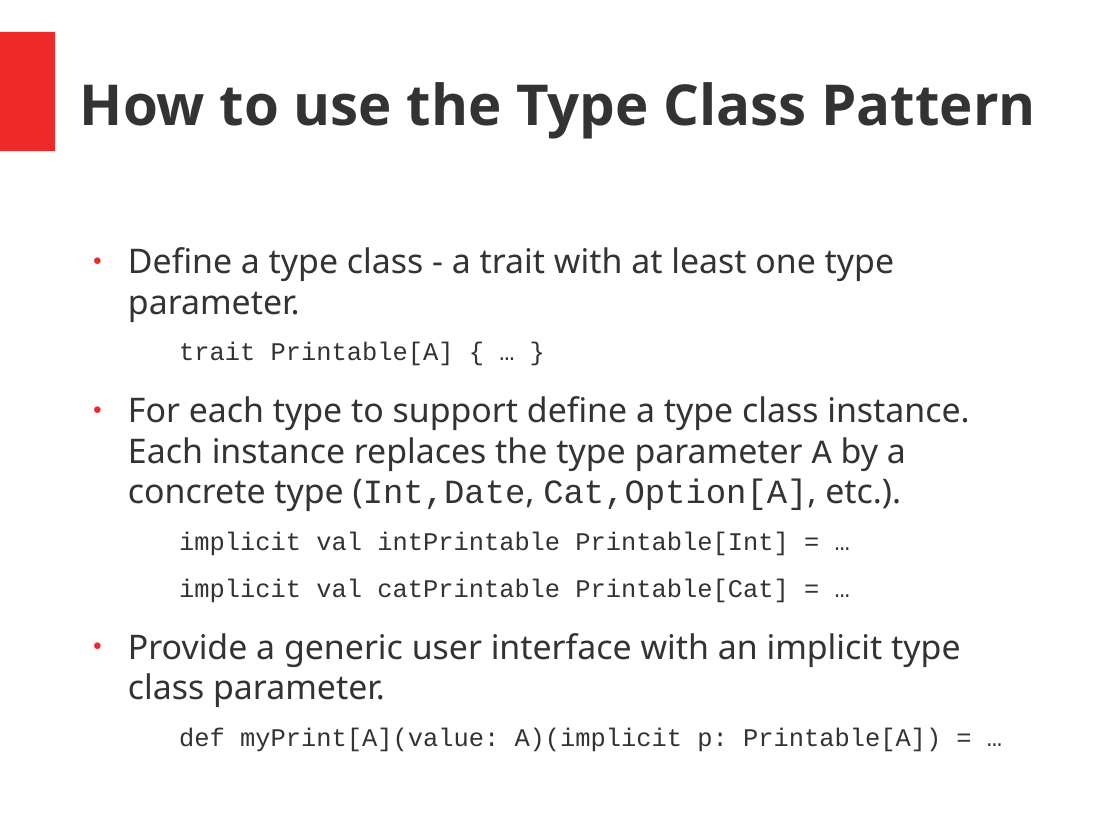
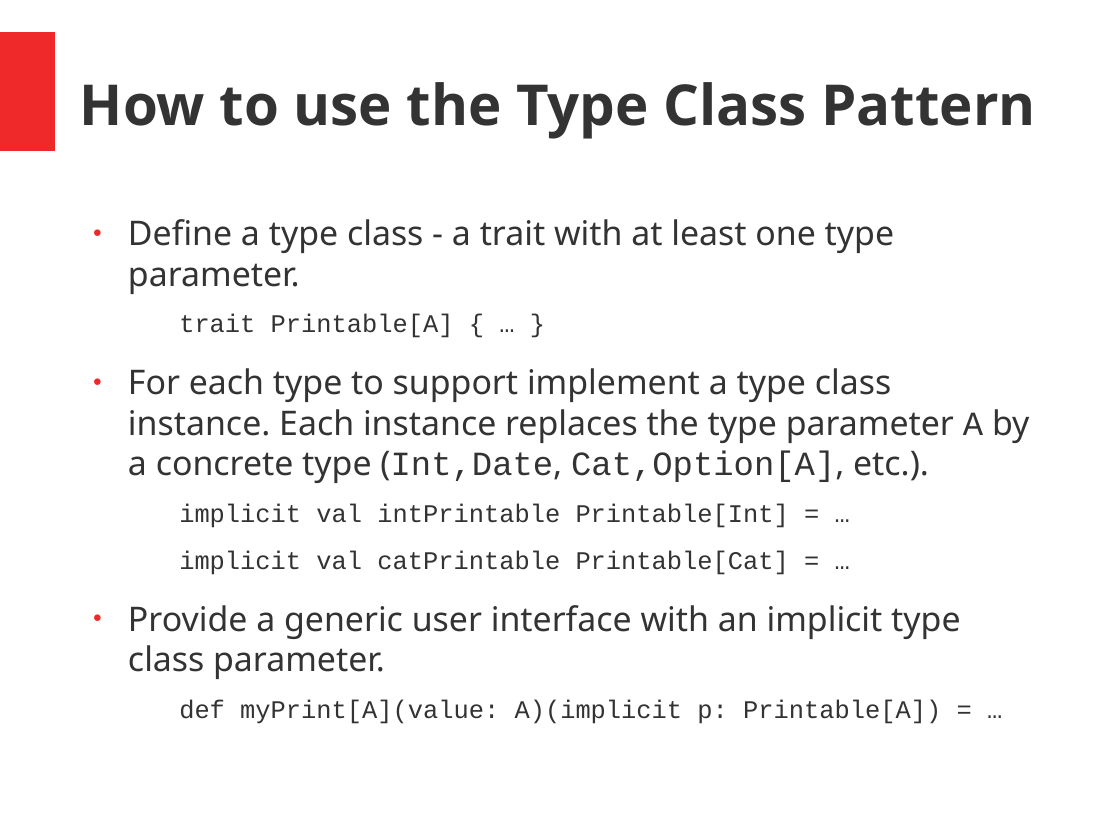
Before and after one commit to hermannhueck/typeclasses, a slide deck: slide 16 of Slides/TypeClasses.pptx (slide 15 before the commit). Drawn at 1120x840 pixels with LibreOffice and Linux fonts; fonts in the diff are those of the drawing. Boxes give left, top, right and bottom in pixels: in the first picture for what was removed or moved away, otherwise in the second. Text is boxed around its words. In the diff, an @@ line names an element or a change of style, - is before the commit and + after.

```diff
--- a/Slides/TypeClasses.pptx
+++ b/Slides/TypeClasses.pptx
@@ text "Define a type class - ..." moved from (x1=128, y1=247, x2=969, y2=752) to (x1=128, y1=219, x2=1029, y2=724) @@
@@ text at (x1=128, y1=219, x2=960, y2=724): indent changed @@
@@ text at (x1=128, y1=368, x2=1029, y2=575): text changed @@
-● For each type to support define a type class instance. Each instance replaces the type parameter A by a concrete type (Int,Date, Cat,Option[A], etc.).
-  implicit val intPrintable Printable[Int] = …
-  implicit val catPrintable Printable[Cat] = …
+● For each type to support implement a type class instance. Each instance replaces the type parameter A by a concrete type (Int,Date, Cat,Option[A], etc.).
+  implicit val intPrintable Printable[Int] = …
+  implicit val catPrintable Printable[Cat] = …
```
Also in this commit, not shown: 34 other slides changed, 1 slide added, 1 other file.
